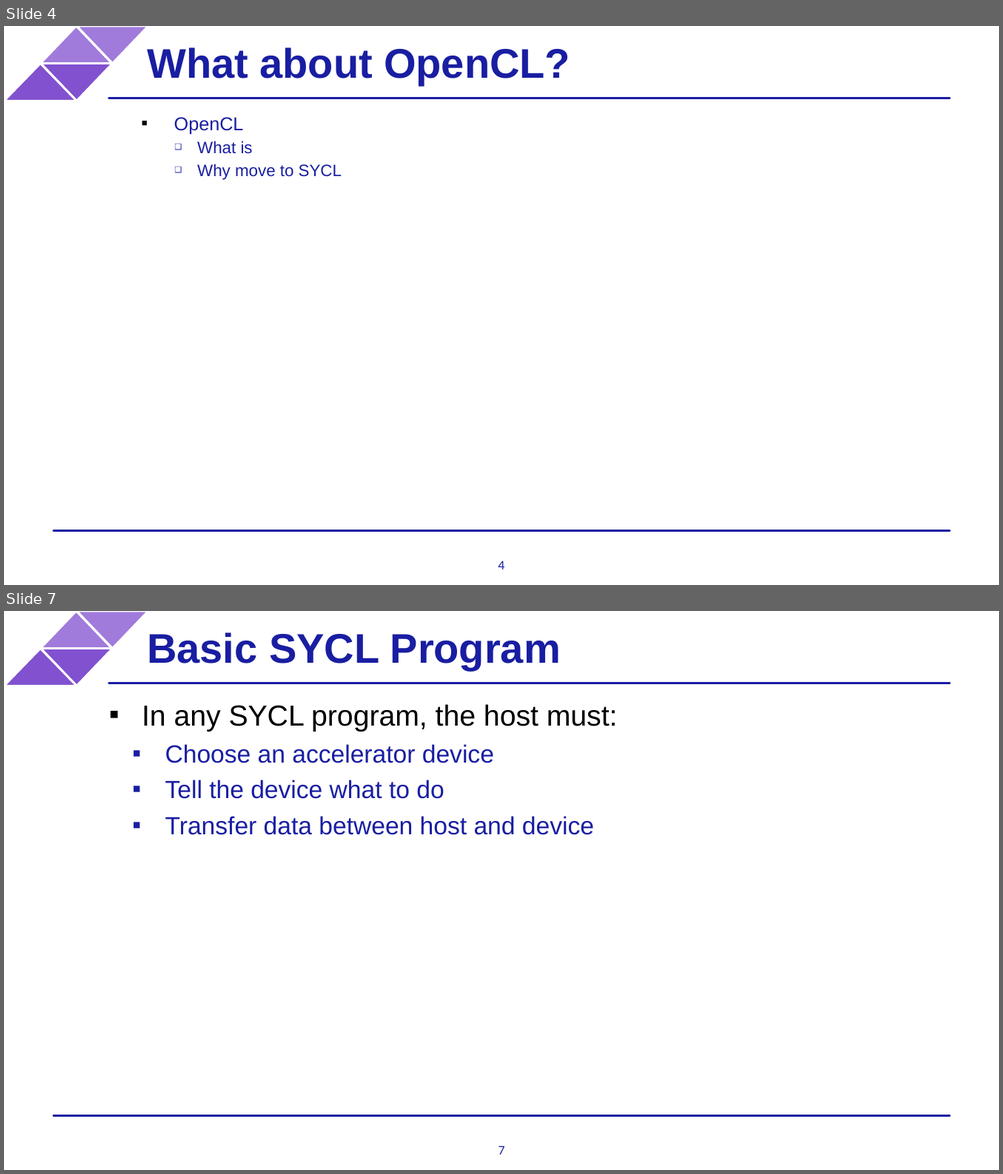
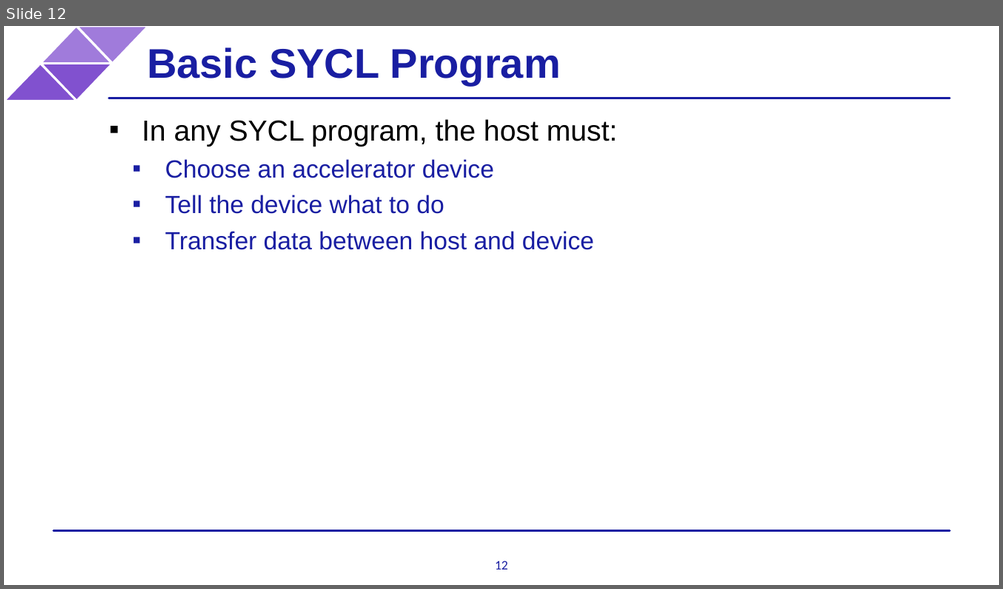
Before and after one commit to BenjaminMFindley/Reconfig-2-SYCL-DPCPP, a slide deck: Slides/SYCL intro.pptx. Shown one above the other, each under a label of ours: slides 4 and 7 before the commit, slide 12 after it; the slides between them are not shown. The pictures are 1003x1174 and 1003x589 pixels, drawn with LibreOffice and Linux fonts; fonts in the diff are those of the drawing; background and template pictures are left out. Boxes give left, top, right and bottom in pixels: in the first picture for what was removed or moved away, otherwise in the second. Text is boxed around its words. In the diff, an @@ line names an element or a change of style, - is before the commit and + after.

```diff
--- a/Slides/SYCL intro.pptx
+++ b/Slides/SYCL intro.pptx
@@ slide 4 removed at [4,26,999,585], background #FFFFFF; not listed: 6 template elements that a slide beside it also shows @@
@@ text removed at [147,47,570,84] @@
-What about OpenCL?
@@ text removed at [174,117,341,180] @@
-▪ OpenCL
-  ❑ What is
-  ❑ Why move to SYCL
@@ page number removed at [498,561,504,570] @@
-4
@@ what was slide 7 is now slide 12 @@
@@ page number at [495,561,508,570]: text changed @@
-7
+12
```
Also in this commit, not shown: 2 slides changed, 9 slides added, 4 other slides removed.
